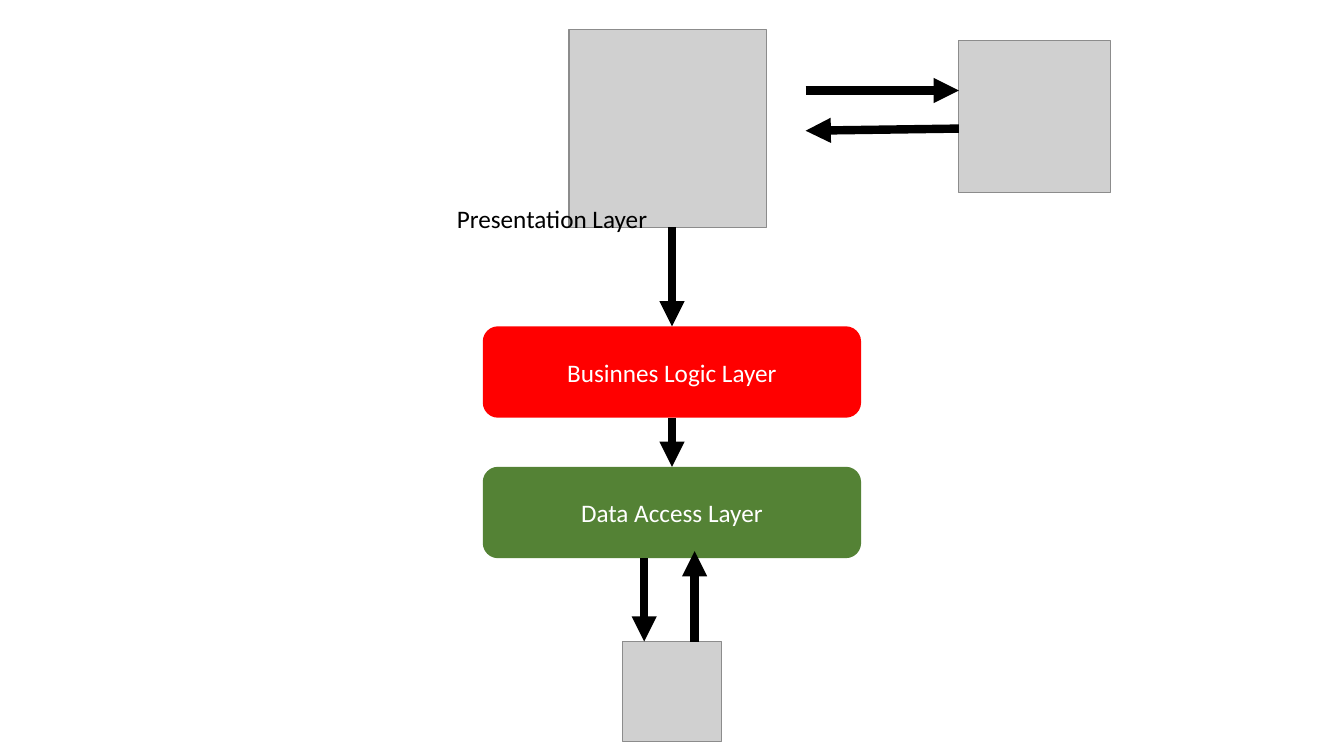
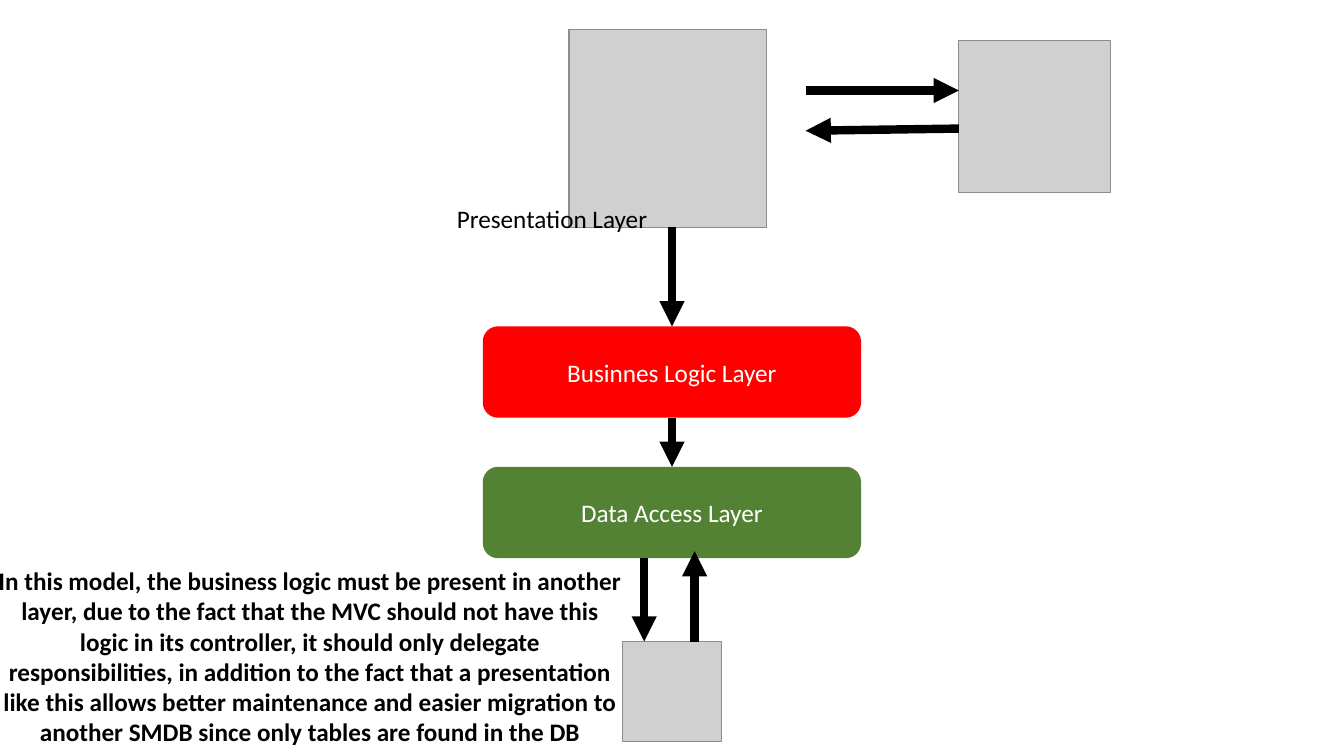
Before and after one commit to mota1299/XideralAcademiaJava, a slide deck: slide 9 of Exámenes/Semana02/Presentación.pptx. Drawn at 1344x756 pixels with LibreOffice and Linux fonts; fonts in the diff are those of the drawing; grey boxes stand for pictures; background and template pictures are left out. Boxes give left, top, right and bottom in pixels: in the first picture for what was removed or moved away, otherwise in the second. Text is boxed around its words. In the diff, an @@ line names an element or a change of style, - is before the commit and + after.

```diff
--- a/Exámenes/Semana02/Presentación.pptx
+++ b/Exámenes/Semana02/Presentación.pptx
@@ text added at [0,572,620,745], 18 pt, text #000000, bold @@
+In this model, the business logic must be present in another layer, due to the fact that the MVC should not have this logic in its controller, it should only delegate responsibilities, in addition to the fact that a presentation like this allows better maintenance and easier migration to another SMDB since only tables are found in the DB
```
Also in this commit, not shown: 2 other slides changed, 7 slides added, 5 slides removed, 1 other file.
